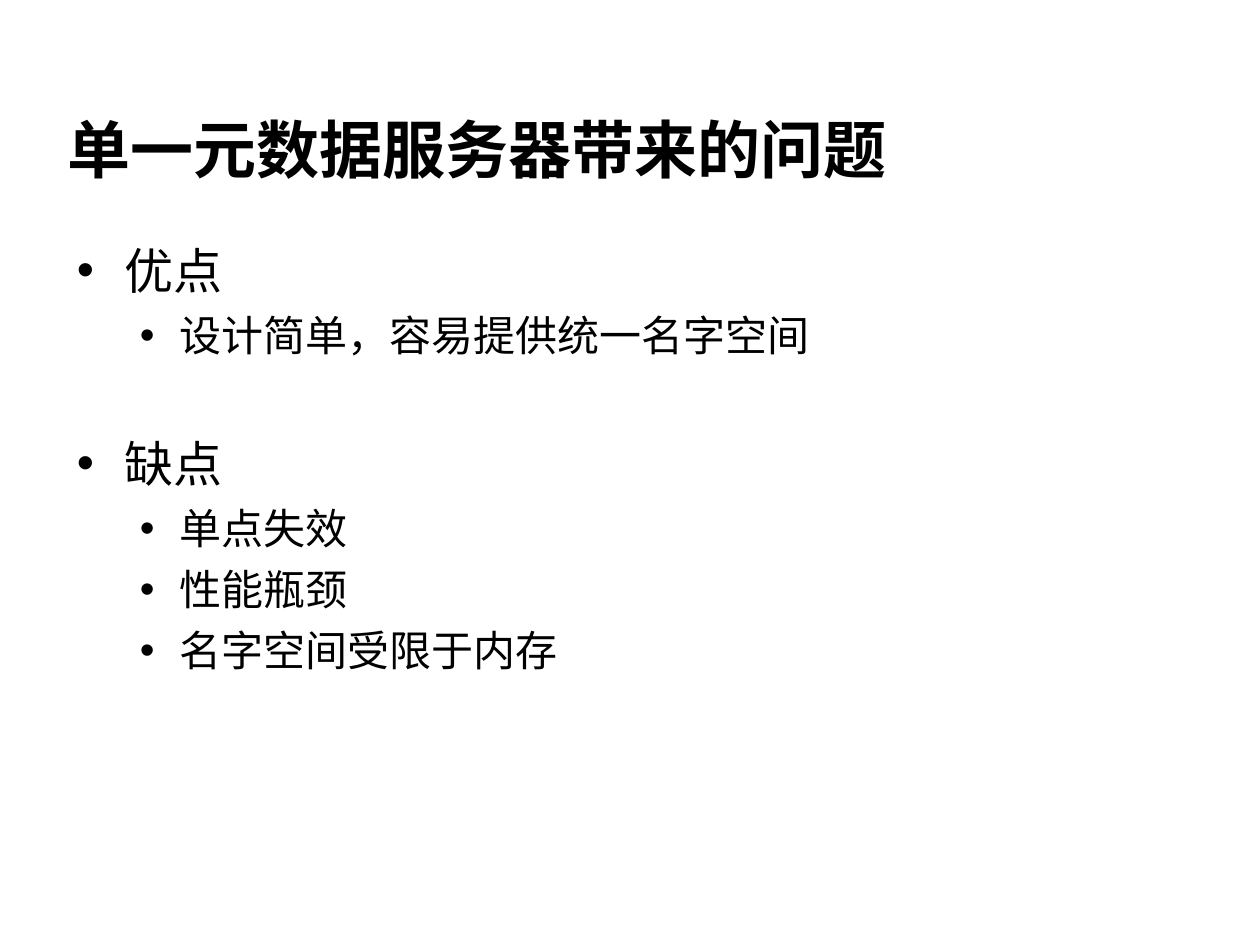
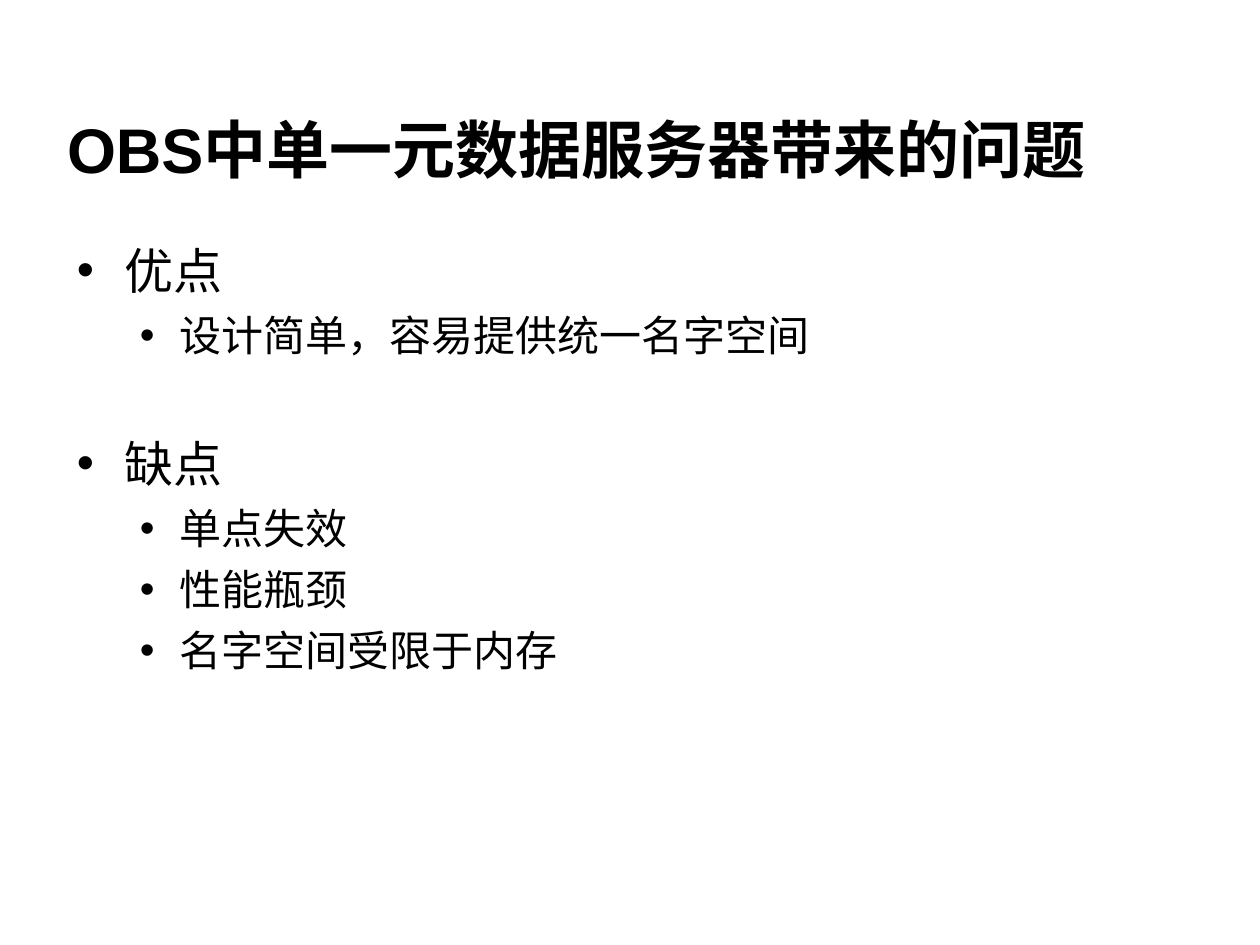
Before and after one commit to cheliequan/idning-paper, a slide deck: slide 9 of draft/答辩.ppt. Drawn at 1260x945 pixels with LibreOffice and Linux fonts; fonts in the diff are those of the drawing; background and template pictures are left out. Boxes give left, top, right and bottom in pixels: in the first picture for what was removed or moved away, otherwise in the second. Text is boxed around its words. In the diff, an @@ line names an element or a change of style, - is before the commit and + after.

```diff
--- a/draft/答辩.ppt
+++ b/draft/答辩.ppt
@@ title at bbox=[67, 124, 1086, 179]: text changed @@
-单一元数据服务器带来的问题
+OBS中单一元数据服务器带来的问题
```
Also in this commit, not shown: 5 other slides changed, 10 slides added, 4 slides removed, 1 other file.
